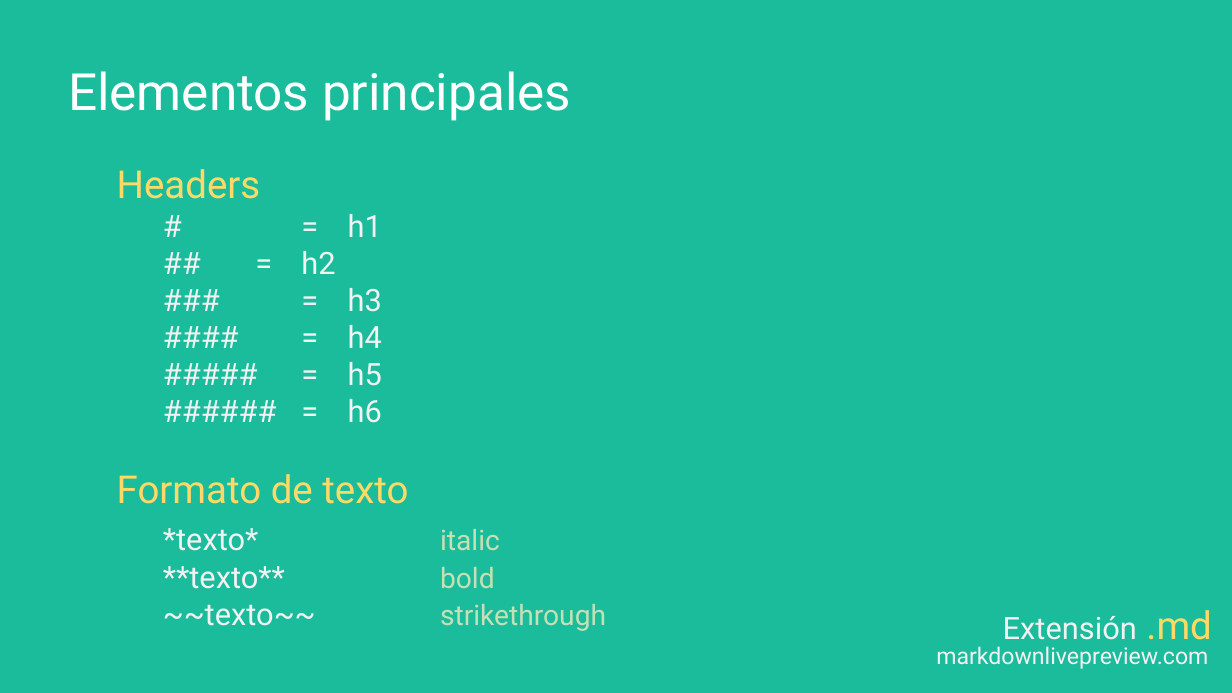
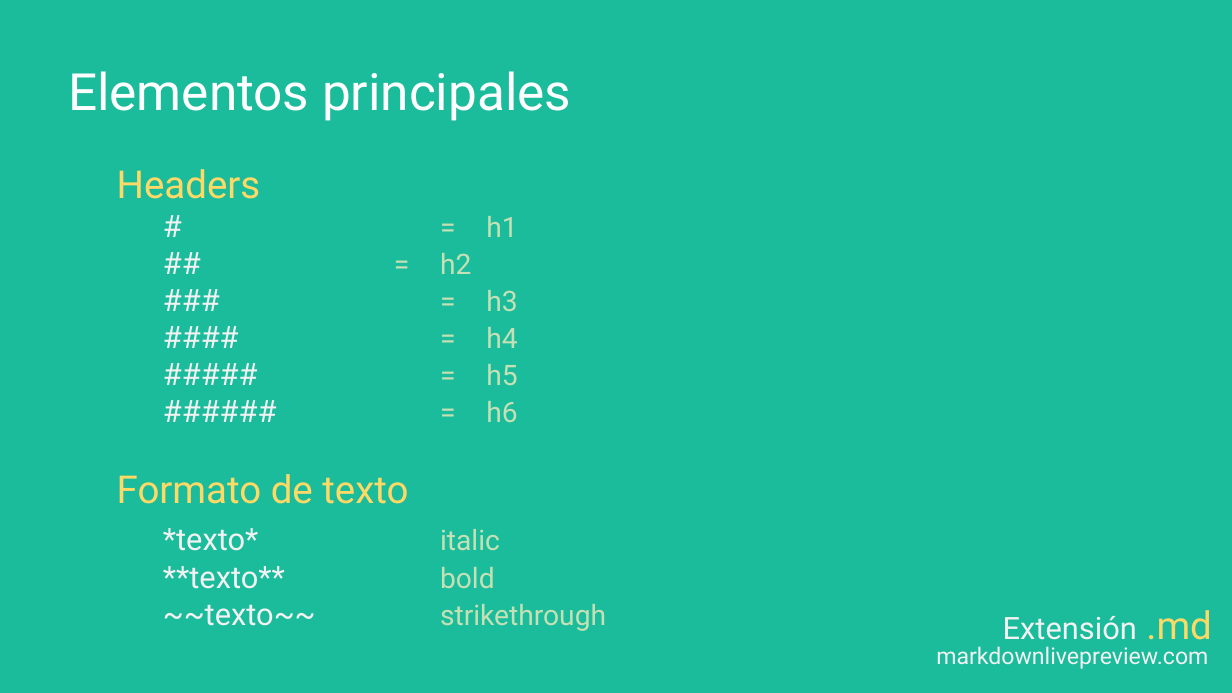
Before and after one commit to cimadev/PlaticasTalleres, a slide deck: slide 34 of 2017/dec_7_Git_GitHub_WorkShop/DGO.pptx (slide 36 before the commit). Drawn at 1232x693 pixels with LibreOffice and Linux fonts; fonts in the diff are those of the drawing. Boxes give left, top, right and bottom in pixels: in the first picture for what was removed or moved away, otherwise in the second. Text is boxed around its words. In the diff, an @@ line names an element or a change of style, - is before the commit and + after.

```diff
--- a/2017/dec_7_Git_GitHub_WorkShop/DGO.pptx
+++ b/2017/dec_7_Git_GitHub_WorkShop/DGO.pptx
@@ text at (440, 216, 517, 423): size 24 to 22 pt, text colour #F2F2F2 to #C5E0B4 in "= h1", "= h2", "= h3", "= h4" and 2 more places @@
```
Also in this commit, not shown: 5 other slides changed, 10 slides added, 10 slides removed.
